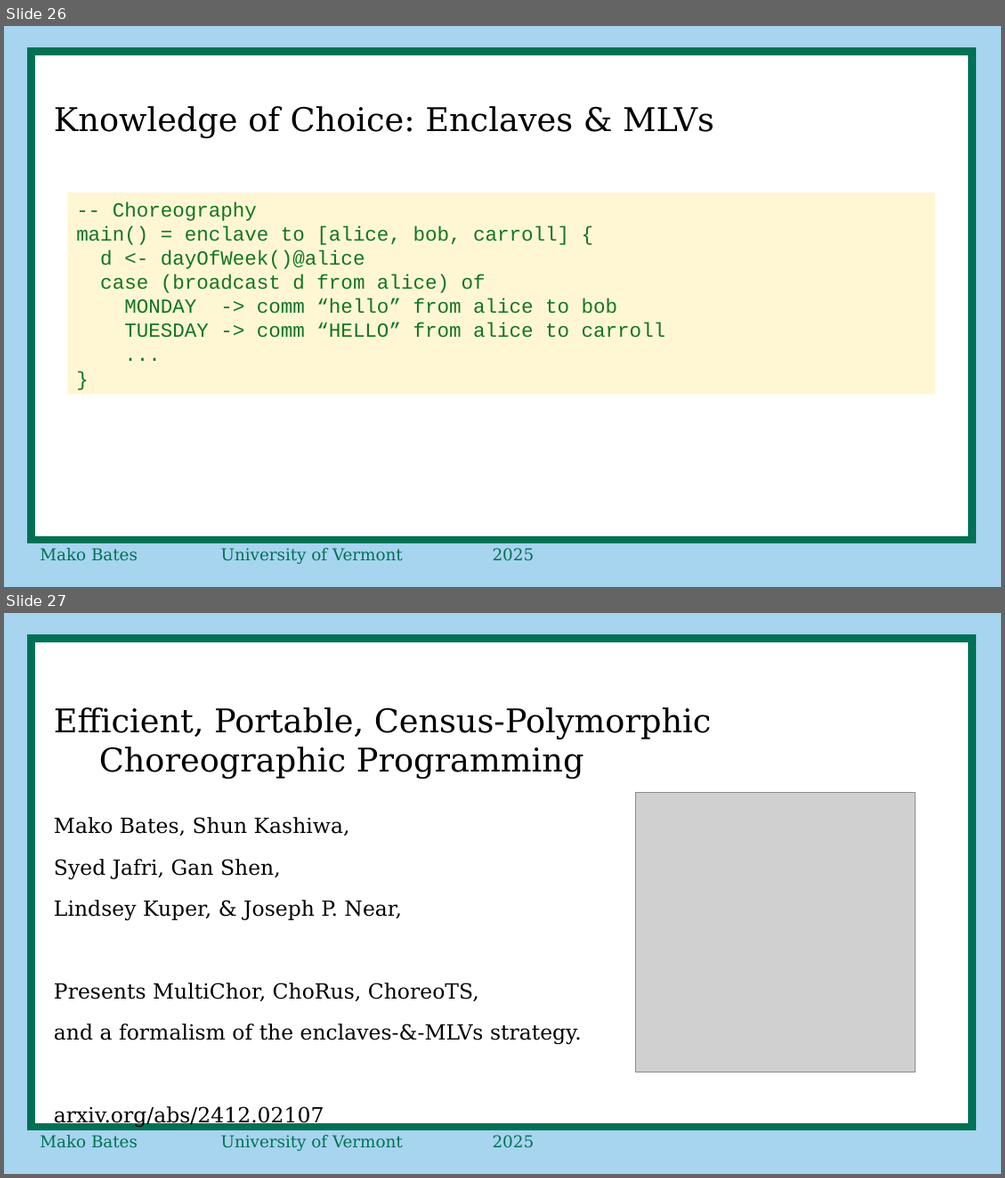
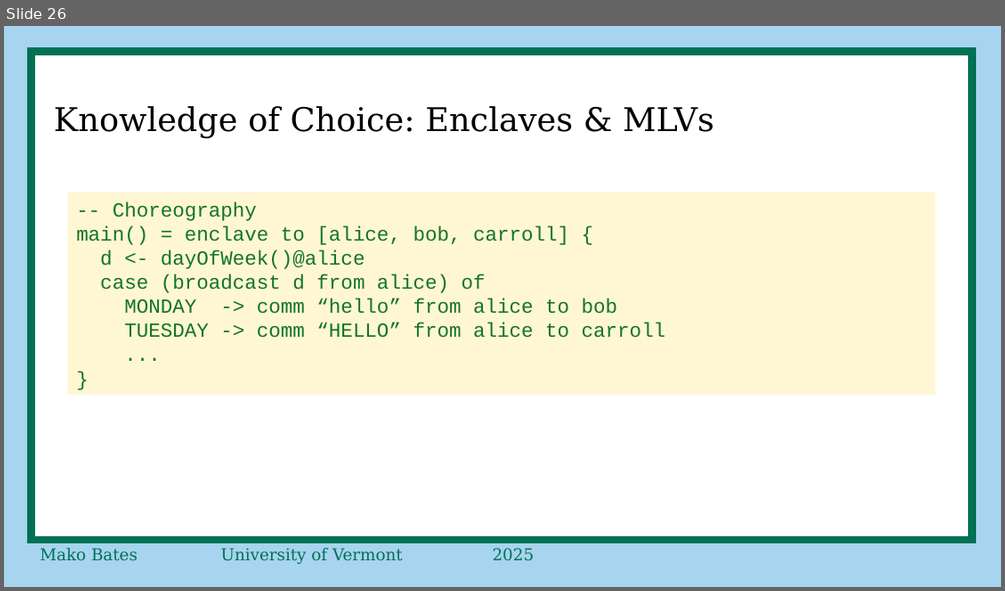
Before and after one commit to ShapeOfMatter/thesis_CP_UVM, a slide deck: proposal defense.odp. Shown one above the other, each under a label of ours: slides 26 and 27 before the commit, slide 26 after it. The pictures are 1005x1178 and 1005x591 pixels, drawn with LibreOffice and Linux fonts; fonts in the diff are those of the drawing; grey boxes stand for pictures. Boxes give left, top, right and bottom in pixels: in the first picture for what was removed or moved away, otherwise in the second. Text is boxed around its words. In the diff, an @@ line names an element or a change of style, - is before the commit and + after.

```diff
--- a/proposal defense.odp
+++ b/proposal defense.odp
@@ slide 27 removed at bbox=[4, 613, 1001, 1174], background #A7D4EE; not listed: 2 template elements that a slide beside it also shows @@
@@ title removed at bbox=[54, 707, 712, 779] @@
-Efficient, Portable, Census-Polymorphic Choreographic Programming
@@ picture removed at bbox=[636, 793, 915, 1072] @@
@@ text removed at bbox=[54, 817, 582, 1127] @@
-Mako Bates, Shun Kashiwa,
-Syed Jafri, Gan Shen,
-Lindsey Kuper, & Joseph P. Near,
-Presents MultiChor, ChoRus, ChoreoTS,
-and a formalism of the enclaves-&-MLVs strategy.
-arxiv.org/abs/2412.02107
```
Also in this commit, not shown: 1 slide changed, 22 slides added, 27 other slides removed.
